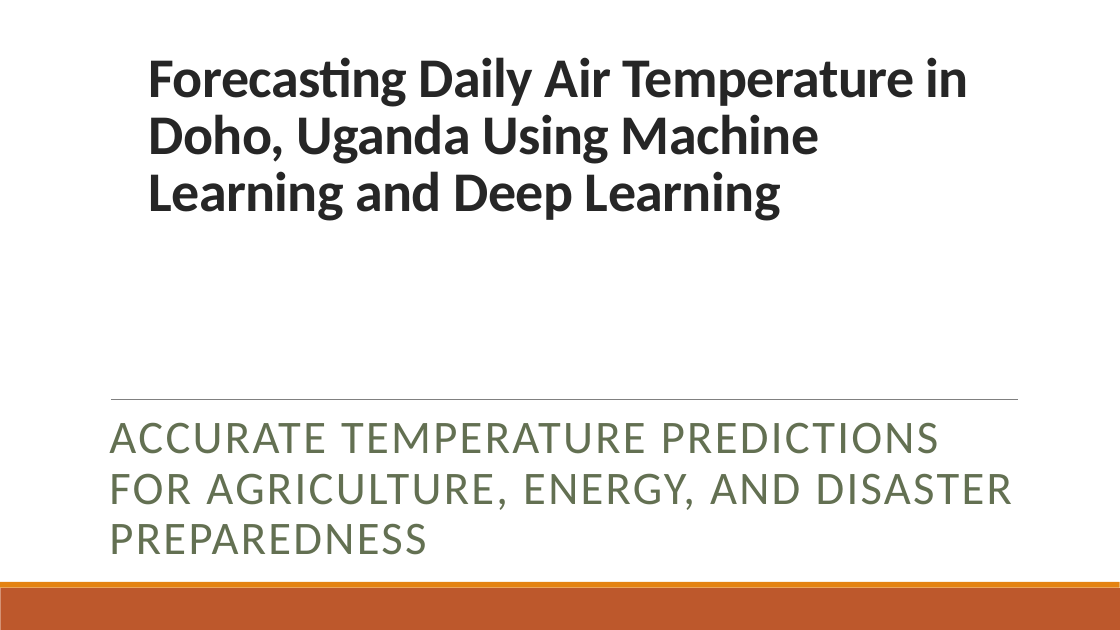
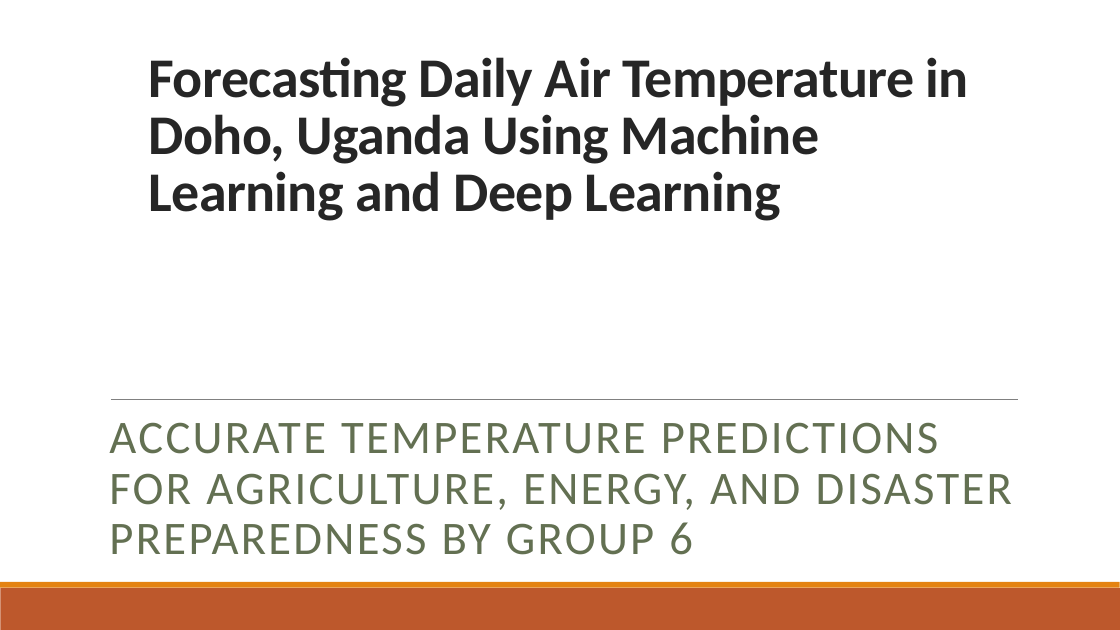
Before and after one commit to JO-ANN-BIRUNGI/DATA-SCIENCE-AND-MACHINE-LEARN-CAPSTONE-PROJECT, a slide deck: slide 1 of group 6.pptx. Drawn at 1120x630 pixels with LibreOffice and Linux fonts; fonts in the diff are those of the drawing; background and template pictures are left out. Boxes give left, top, right and bottom in pixels: in the first picture for what was removed or moved away, otherwise in the second. Text is boxed around its words. In the diff, an @@ line names an element or a change of style, - is before the commit and + after.

```diff
--- a/group 6.pptx
+++ b/group 6.pptx
@@ subtitle at bbox=[109, 422, 1012, 555]: text changed @@
-ACCURATE TEMPERATURE PREDICTIONS FOR AGRICULTURE, ENERGY, AND DISASTER PREPAREDNESS
+ACCURATE TEMPERATURE PREDICTIONS FOR AGRICULTURE, ENERGY, AND DISASTER PREPAREDNESS BY GROUP 6
```
Also in this commit, not shown: 2 other slides changed.
